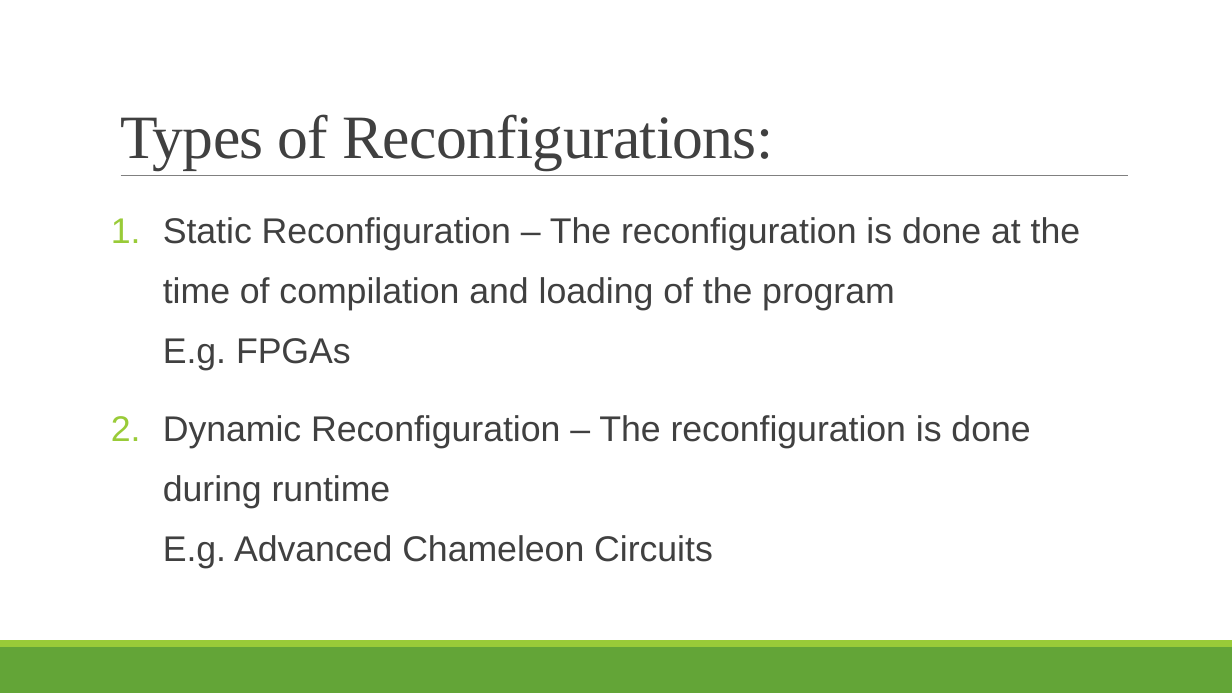
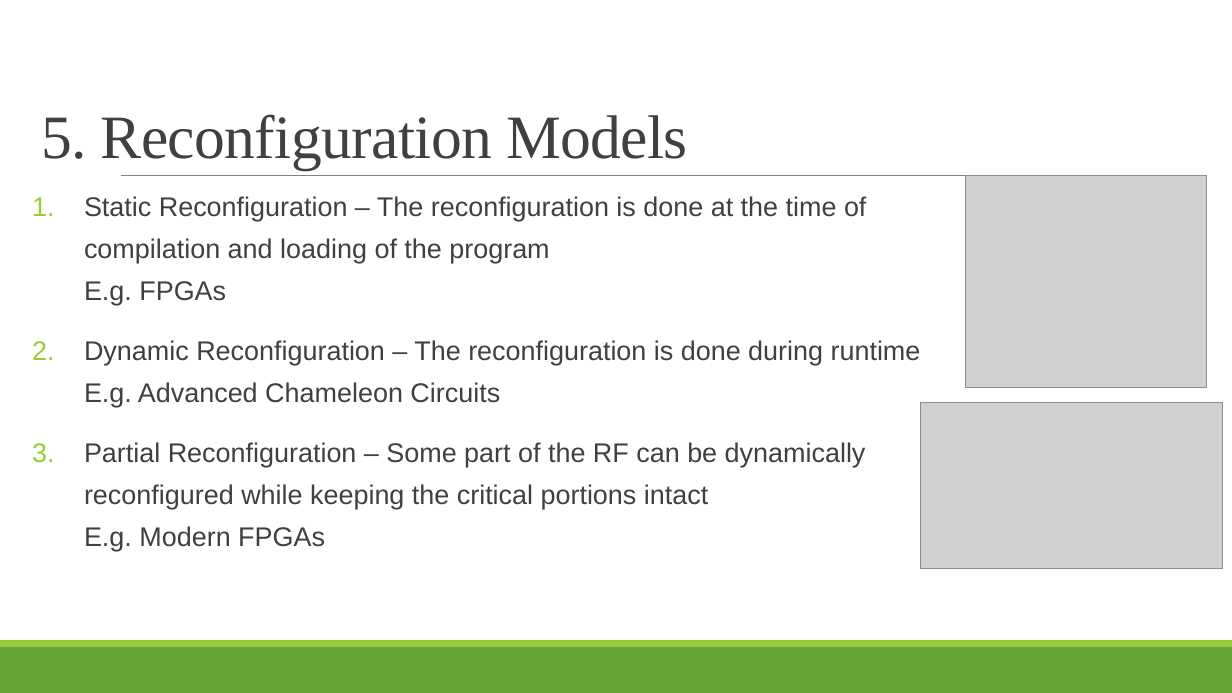
Before and after one commit to puthukkaden/Reconfigrable_Processor_Architecture, a slide deck: slide 30 of Presentation/Presentation1.pptx (slide 28 before the commit). Drawn at 1232x693 pixels with LibreOffice and Linux fonts; fonts in the diff are those of the drawing; grey boxes stand for pictures. Boxes give left, top, right and bottom in pixels: in the first picture for what was removed or moved away, otherwise in the second. Text is boxed around its words. In the diff, an @@ line names an element or a change of style, - is before the commit and + after.

```diff
--- a/Presentation/Presentation1.pptx
+++ b/Presentation/Presentation1.pptx
@@ title at [41,114,688,169]: text changed @@
-Types of Reconfigurations:
+5. Reconfiguration Models
@@ text "Static Reconfiguration – The reconfiguration ...": place and size @@
-text "Static Reconfiguration – The reconfiguration ..." at [163,217,1080,568]
+text "Static Reconfiguration – The reconfiguration ..." at [84,196,921,551]
@@ picture added at [966,176,1206,387] @@
@@ text at [84,196,921,407]: size 27.8 to 21 pt in "Static Reconfiguration – The reconfiguration is done ...", "Dynamic Reconfiguration – The reconfiguration is done ..."; line spacing 1.4 to 1.3 @@
@@ picture added at [921,403,1223,569] @@
@@ text at [84,442,866,551]: paragraph added @@
+3. Partial Reconfiguration – Some part of the RF can be dynamically reconfigured while keeping the critical portions intact
+   E.g. Modern FPGAs
```
Also in this commit, not shown: 5 other slides changed, 11 slides added, 2 other files.
